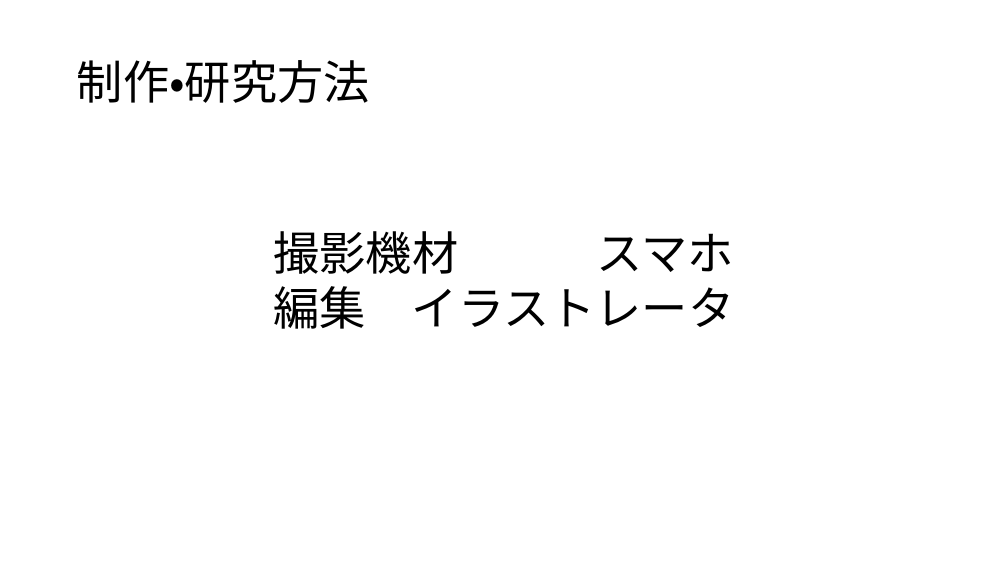
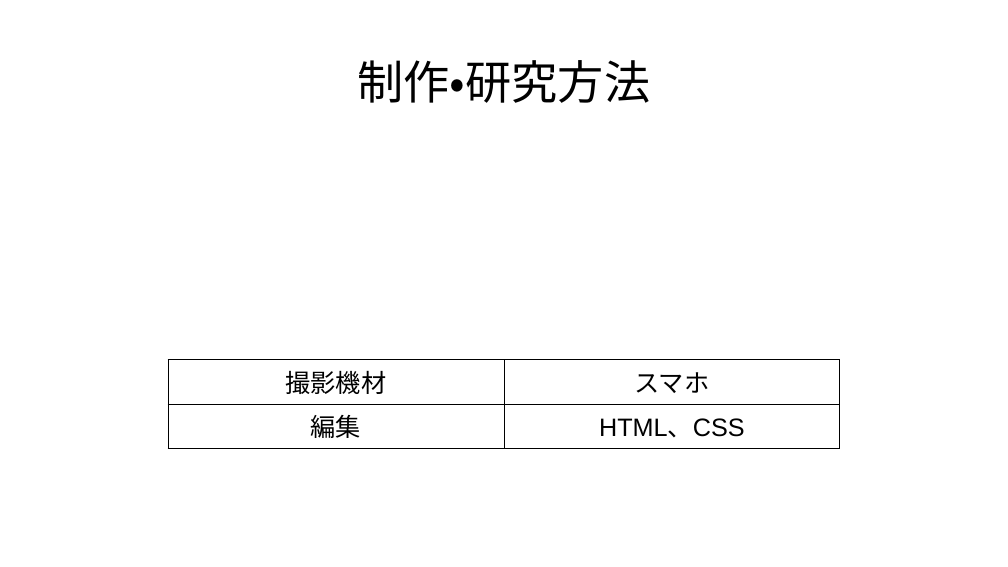
Before and after one commit to ckg25023-cpu/zemi, a slide deck: slide 12 of 卒業制作 テーマ・中間発表.pptx (slide 7 before the commit). Drawn at 1008x567 pixels with LibreOffice and Linux fonts; fonts in the diff are those of the drawing. Boxes give left, top, right and bottom in pixels: in the first picture for what was removed or moved away, otherwise in the second. Text is boxed around its words. In the diff, an @@ line names an element or a change of style, - is before the commit and + after.

```diff
--- a/卒業制作 テーマ・中間発表.pptx
+++ b/卒業制作 テーマ・中間発表.pptx
@@ title "制作・研究方法" at bbox=[357, 60, 650, 103]: alignment left to centre @@
@@ text removed at bbox=[273, 231, 734, 329] @@
-撮影機材 スマホ
-編集 イラストレータ
@@ table added at bbox=[168, 360, 839, 442], 2 rows, 2 columns @@
+撮影機材 | スマホ
+編集 | HTML、CSS
```
Also in this commit, not shown: 2 other slides changed, 5 slides added, 1 other file.
